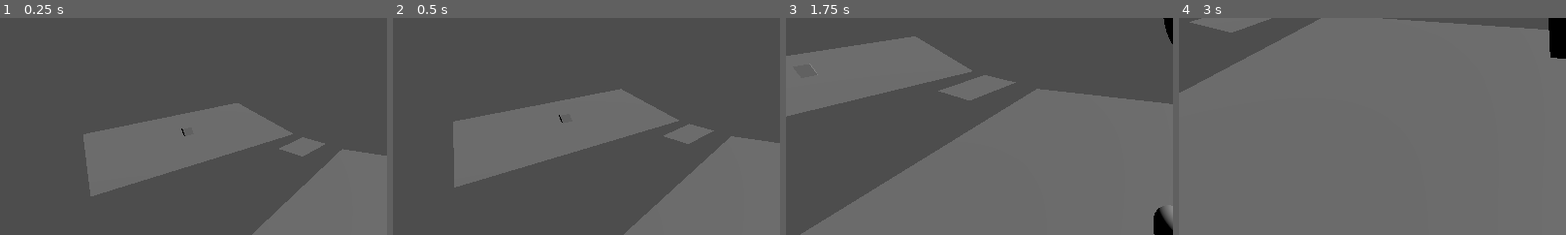
Above: before the commit, frames 1-4 (left to right).
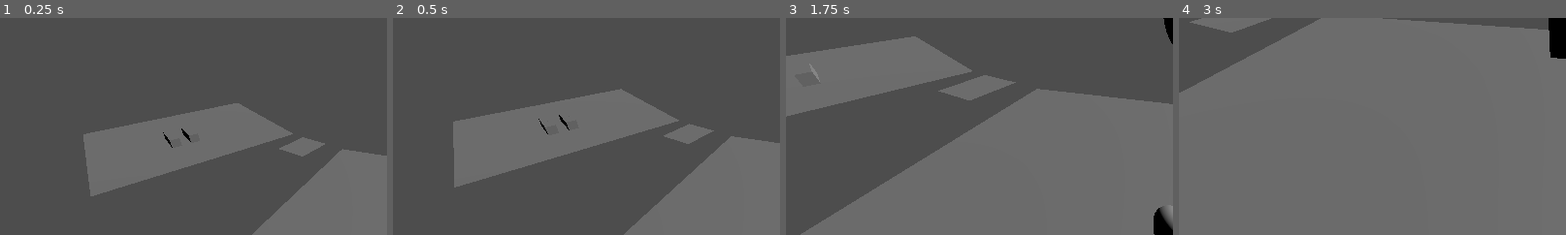
Above: after the commit, the same moments.

Repository: GreggSchaffter/gwj69project
Game: Godot game, scene res://scenes/game_world.tscn
Same seed, same stepped clock (60 frames per second), same inputs: the game is played once before the commit and once after it.
Inputs:
- Up to frame 1 (0.25 s): no input
- Up to frame 2 (0.5 s): no input
- Up to frame 3 (1.75 s): hold D (right) 0.53-1.28 s; hold E (interact) 0.53-1.28 s; tap Space (jump) at 0.77, 1.52 s; hold S (down) from 1.28 s (still down); tap E (interact) at 1.35 s
- Up to frame 4 (3 s): release S (down) at 2.03 s; hold D (right) 2.03-2.78 s; hold E (interact) 2.03-2.78 s; hold W (up) from 2.78 s (still down); tap E (interact) at 2.85 s
The pictures show only the part of the screen within x 0-50%, y 20-69%; the shares and areas given below are measured in that part.

The runs differ from the first frame. In frame 1, less than 0.1% of the frame differs, in the area x 42-50%, y 51-60%; in frame 2, less than 0.1%; in frame 3, less than 0.1%; in frame 4, nothing differs.

Commit message:
Made the boxes collide with other boxes

Diff:
--- a/scripts/MovableBlock.gd
+++ b/scripts/MovableBlock.gd
@@ -1,18 +1,22 @@
 extends Node3D
 
 @onready var remote_transform = $RemoteTransform3D
+@onready var box_cast = $AnimatableBody3D/BoxCast
+
 @onready var plus_x = $"AnimatableBody3D/+X"
 @onready var minus_x = $"AnimatableBody3D/-X"
 @onready var plus_z = $"AnimatableBody3D/+Z"
 @onready var minus_z = $"AnimatableBody3D/-Z"
 
 
-const STEP_SIZE = 2;
+const STEP_SIZE = 1;
 const SPEED = 0.5;
 
 
+@export var moving = false
 
-@export var moving = false
+func _ready():
+	force_grid()
 
 func _process(_delta):
 	if moving:
@@ -28,6 +32,12 @@
 		move(Vector3.BACK)
 
 func move(dir):
+	# Use a shapecast in order to make sure that the box is not moving into another box
+	box_cast.target_position = dir * STEP_SIZE
+	box_cast.force_shapecast_update()
+	if will_smash_box():
+		return
+
 	var movement_tween = get_tree().create_tween()
 	var going_to = remote_transform.position + dir * STEP_SIZE
 	movement_tween.tween_property(remote_transform, "position", going_to, SPEED)
@@ -36,9 +46,22 @@
 
 func done_moving():
 	moving = false
+	force_grid()
 
 func has_player(object):
 	for i in object.get_overlapping_bodies():
 		if i.is_in_group("player"):
 			return true
 	return false
+
+func will_smash_box():
+	var amount_of_collions = box_cast.get_collision_count()
+	for id in amount_of_collions:
+		var collider  = box_cast.get_collider(id)
+		#collider.hide()
+		if collider.is_in_group("Movable Block"):
+			return true
+		return false
+
+func force_grid():
+	position = round(position / STEP_SIZE) * STEP_SIZE
--- a/stuff/laser_room.tscn
+++ b/stuff/laser_room.tscn
@@ -1,7 +1,7 @@
-[gd_scene load_steps=10 format=3 uid="uid://dyljlrb6vn1yy"]
+[gd_scene load_steps=6 format=3 uid="uid://dyljlrb6vn1yy"]
 
 [ext_resource type="Script" path="res://scripts/CameraActivator.gd" id="1_1x0yd"]
-[ext_resource type="Script" path="res://scripts/MovableBlock.gd" id="2_ewoup"]
+[ext_resource type="PackedScene" uid="uid://byj1h01xr5t52" path="res://stuff/movable_block.tscn" id="2_5gi8q"]
 
 [sub_resource type="BoxShape3D" id="BoxShape3D_373ce"]
 size = Vector3(20, 0, 20)
@@ -11,16 +11,6 @@
 
 [sub_resource type="BoxShape3D" id="BoxShape3D_m6g6y"]
 size = Vector3(10, 5, 1)
-
-[sub_resource type="BoxMesh" id="BoxMesh_vahh0"]
-
-[sub_resource type="BoxShape3D" id="BoxShape3D_miqw1"]
-
-[sub_resource type="BoxShape3D" id="BoxShape3D_uj78e"]
-size = Vector3(0.1, 0.5, 1)
-
-[sub_resource type="BoxShape3D" id="BoxShape3D_ka13l"]
-size = Vector3(1, 0.5, 0.1)
 
 [node name="LaserRoom" type="Node3D"]
 transform = Transform3D(1, 0, 0, 0, 1, 0, 0, 0, 1, 0, 0, 0)
@@ -45,49 +35,28 @@
 transform = Transform3D(0.803836, 0, -0.594851, 0, 1, 0, 0.594851, 0, 0.803836, 0, 0, 0)
 shape = SubResource("BoxShape3D_m6g6y")
 
-[node name="MovableBlock" type="Node3D" parent="."]
-script = ExtResource("2_ewoup")
+[node name="MovableBlock2" parent="." instance=ExtResource("2_5gi8q")]
+transform = Transform3D(1, 0, 0, 0, 1, 0, 0, 0, 1, -2, 0, 0)
 
-[node name="RemoteTransform3D" type="RemoteTransform3D" parent="MovableBlock"]
-remote_path = NodePath("../AnimatableBody3D")
-
-[node name="AnimatableBody3D" type="AnimatableBody3D" parent="MovableBlock"]
+[node name="MovableBlock" parent="." instance=ExtResource("2_5gi8q")]
 transform = Transform3D(1, 0, 0, 0, 1, 0, 0, 0, 1, 0, 0, 0)
 
-[node name="MeshInstance3D" type="MeshInstance3D" parent="MovableBlock/AnimatableBody3D"]
-transform = Transform3D(1, 0, 0, 0, 1, 0, 0, 0, 1, 0, 0.5, 0)
-mesh = SubResource("BoxMesh_vahh0")
+[node name="MovableBlock3" parent="." instance=ExtResource("2_5gi8q")]
+transform = Transform3D(1, 0, 0, 0, 1, 0, 0, 0, 1, -2, 0, 1)
 
-[node name="CollisionShape3D" type="CollisionShape3D" parent="MovableBlock/AnimatableBody3D"]
-transform = Transform3D(1, 0, 0, 0, 1, 0, 0, 0, 1, 0, 0.5, 0)
-shape = SubResource("BoxShape3D_miqw1")
+[node name="MovableBlock4" parent="." instance=ExtResource("2_5gi8q")]
+transform = Transform3D(1, 0, 0, 0, 1, 0, 0, 0, 1, 0, 0, 1)
 
-[node name="+X" type="Area3D" parent="MovableBlock/AnimatableBody3D"]
-transform = Transform3D(1, 0, 0, 0, 1, 0, 0, 0, 1, 0, 0.5, 0)
+[node name="MovableBlock5" parent="." instance=ExtResource("2_5gi8q")]
+transform = Transform3D(1, 0, 0, 0, 1, 0, 0, 0, 1, -2, 0, 2)
 
-[node name="CollisionShape3D" type="CollisionShape3D" parent="MovableBlock/AnimatableBody3D/+X"]
-transform = Transform3D(1, 0, 0, 0, 1, 0, 0, 0, 1, -0.55, 0, 0)
-shape = SubResource("BoxShape3D_uj78e")
+[node name="MovableBlock6" parent="." instance=ExtResource("2_5gi8q")]
+transform = Transform3D(1, 0, 0, 0, 1, 0, 0, 0, 1, 0, 0, 2)
 
-[node name="-X" type="Area3D" parent="MovableBlock/AnimatableBody3D"]
-transform = Transform3D(1, 0, 0, 0, 1, 0, 0, 0, 1, 0, 0.5, 0)
+[node name="MovableBlock7" parent="." instance=ExtResource("2_5gi8q")]
+transform = Transform3D(1, 0, 0, 0, 1, 0, 0, 0, 1, -2, 0, 3)
 
-[node name="CollisionShape3D" type="CollisionShape3D" parent="MovableBlock/AnimatableBody3D/-X"]
-transform = Transform3D(1, 0, 0, 0, 1, 0, 0, 0, 1, 0.55, 0, 0)
-shape = SubResource("BoxShape3D_uj78e")
-
-[node name="+Z" type="Area3D" parent="MovableBlock/AnimatableBody3D"]
-transform = Transform3D(1, 0, 0, 0, 1, 0, 0, 0, 1, 0, 0.5, 0)
-
-[node name="CollisionShape3D" type="CollisionShape3D" parent="MovableBlock/AnimatableBody3D/+Z"]
-transform = Transform3D(1, 0, 0, 0, 1, 0, 0, 0, 1, 0, 0, 0.55)
-shape = SubResource("BoxShape3D_ka13l")
-
-[node name="-Z" type="Area3D" parent="MovableBlock/AnimatableBody3D"]
-transform = Transform3D(1, 0, 0, 0, 1, 0, 0, 0, 1, 0, 0.5, 0)
-
-[node name="CollisionShape3D" type="CollisionShape3D" parent="MovableBlock/AnimatableBody3D/-Z"]
-transform = Transform3D(1, 0, 0, 0, 1, 0, 0, 0, 1, 0, 0, -0.55)
-shape = SubResource("BoxShape3D_ka13l")
+[node name="MovableBlock8" parent="." instance=ExtResource("2_5gi8q")]
+transform = Transform3D(1, 0, 0, 0, 1, 0, 0, 0, 1, 0, 0, 3)
 
 [connection signal="body_entered" from="CameraActivator" to="CameraActivator" method="_on_body_entered"]
--- /dev/null
+++ b/stuff/movable_block.tscn
@@ -0,0 +1,67 @@
+[gd_scene load_steps=7 format=3 uid="uid://byj1h01xr5t52"]
+
+[ext_resource type="Script" path="res://scripts/MovableBlock.gd" id="1_d4rjr"]
+
+[sub_resource type="BoxMesh" id="BoxMesh_vahh0"]
+
+[sub_resource type="BoxShape3D" id="BoxShape3D_miqw1"]
+
+[sub_resource type="BoxShape3D" id="BoxShape3D_uj78e"]
+size = Vector3(0.1, 0.5, 1)
+
+[sub_resource type="BoxShape3D" id="BoxShape3D_ka13l"]
+size = Vector3(1, 0.5, 0.1)
+
+[sub_resource type="BoxShape3D" id="BoxShape3D_lll8k"]
+size = Vector3(0.25, 0.25, 0.25)
+
+[node name="MovableBlock" type="Node3D"]
+script = ExtResource("1_d4rjr")
+
+[node name="RemoteTransform3D" type="RemoteTransform3D" parent="."]
+remote_path = NodePath("../AnimatableBody3D")
+update_rotation = false
+update_scale = false
+
+[node name="AnimatableBody3D" type="AnimatableBody3D" parent="." groups=["Movable Block"]]
+
+[node name="MeshInstance3D" type="MeshInstance3D" parent="AnimatableBody3D"]
+transform = Transform3D(1, 0, 0, 0, 1, 0, 0, 0, 1, 0, 0.5, 0)
+mesh = SubResource("BoxMesh_vahh0")
+
+[node name="CollisionShape3D" type="CollisionShape3D" parent="AnimatableBody3D"]
+transform = Transform3D(1, 0, 0, 0, 1, 0, 0, 0, 1, 0, 0.5, 0)
+shape = SubResource("BoxShape3D_miqw1")
+
+[node name="+X" type="Area3D" parent="AnimatableBody3D"]
+transform = Transform3D(1, 0, 0, 0, 1, 0, 0, 0, 1, 0, 0.5, 0)
+
+[node name="CollisionShape3D" type="CollisionShape3D" parent="AnimatableBody3D/+X"]
+transform = Transform3D(1, 0, 0, 0, 1, 0, 0, 0, 1, -0.55, 0, 0)
+shape = SubResource("BoxShape3D_uj78e")
+
+[node name="-X" type="Area3D" parent="AnimatableBody3D"]
+transform = Transform3D(1, 0, 0, 0, 1, 0, 0, 0, 1, 0, 0.5, 0)
+
+[node name="CollisionShape3D" type="CollisionShape3D" parent="AnimatableBody3D/-X"]
+transform = Transform3D(1, 0, 0, 0, 1, 0, 0, 0, 1, 0.55, 0, 0)
+shape = SubResource("BoxShape3D_uj78e")
+
+[node name="+Z" type="Area3D" parent="AnimatableBody3D"]
+transform = Transform3D(1, 0, 0, 0, 1, 0, 0, 0, 1, 0, 0.5, 0)
+
+[node name="CollisionShape3D" type="CollisionShape3D" parent="AnimatableBody3D/+Z"]
+transform = Transform3D(1, 0, 0, 0, 1, 0, 0, 0, 1, 0, 0, 0.55)
+shape = SubResource("BoxShape3D_ka13l")
+
+[node name="-Z" type="Area3D" parent="AnimatableBody3D"]
+transform = Transform3D(1, 0, 0, 0, 1, 0, 0, 0, 1, 0, 0.5, 0)
+
+[node name="CollisionShape3D" type="CollisionShape3D" parent="AnimatableBody3D/-Z"]
+transform = Transform3D(1, 0, 0, 0, 1, 0, 0, 0, 1, 0, 0, -0.55)
+shape = SubResource("BoxShape3D_ka13l")
+
+[node name="BoxCast" type="ShapeCast3D" parent="AnimatableBody3D"]
+transform = Transform3D(1, 0, 0, 0, 1, 0, 0, 0, 1, 0, 0.5, 0)
+shape = SubResource("BoxShape3D_lll8k")
+target_position = Vector3(0, 0, 0)
